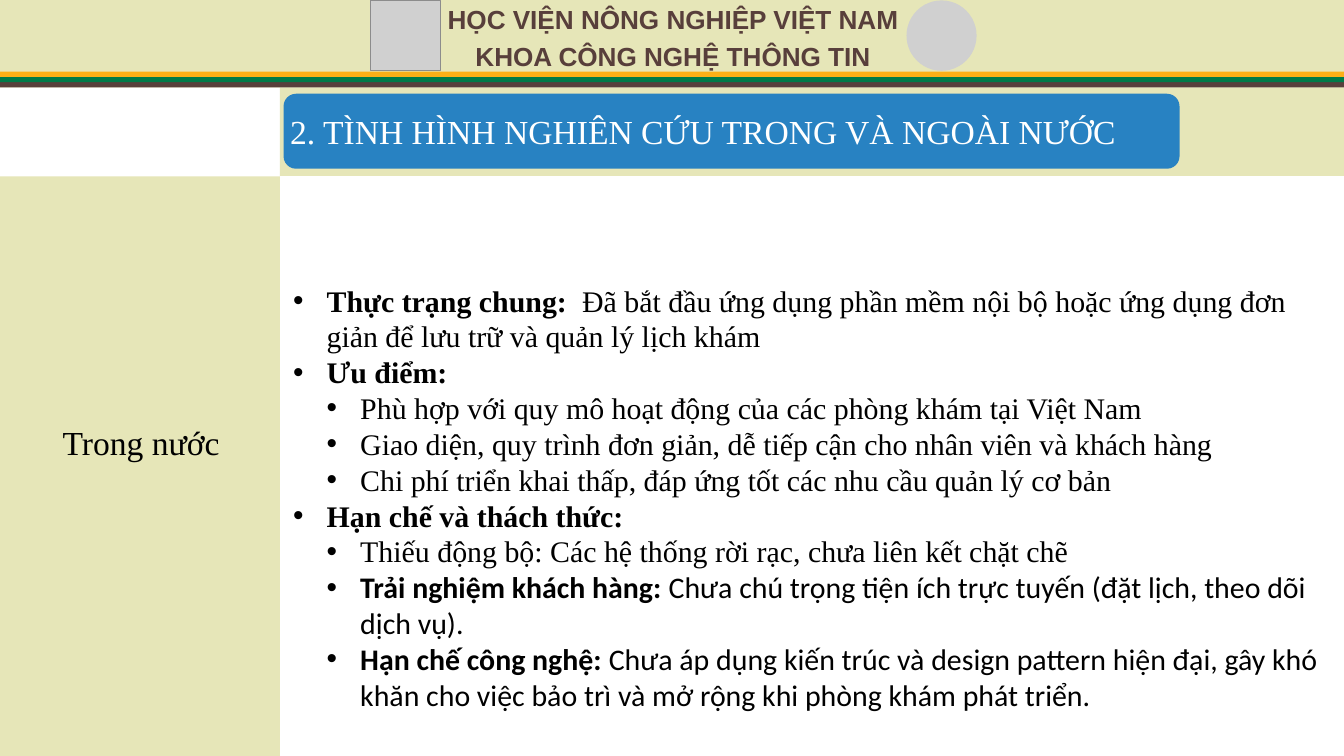
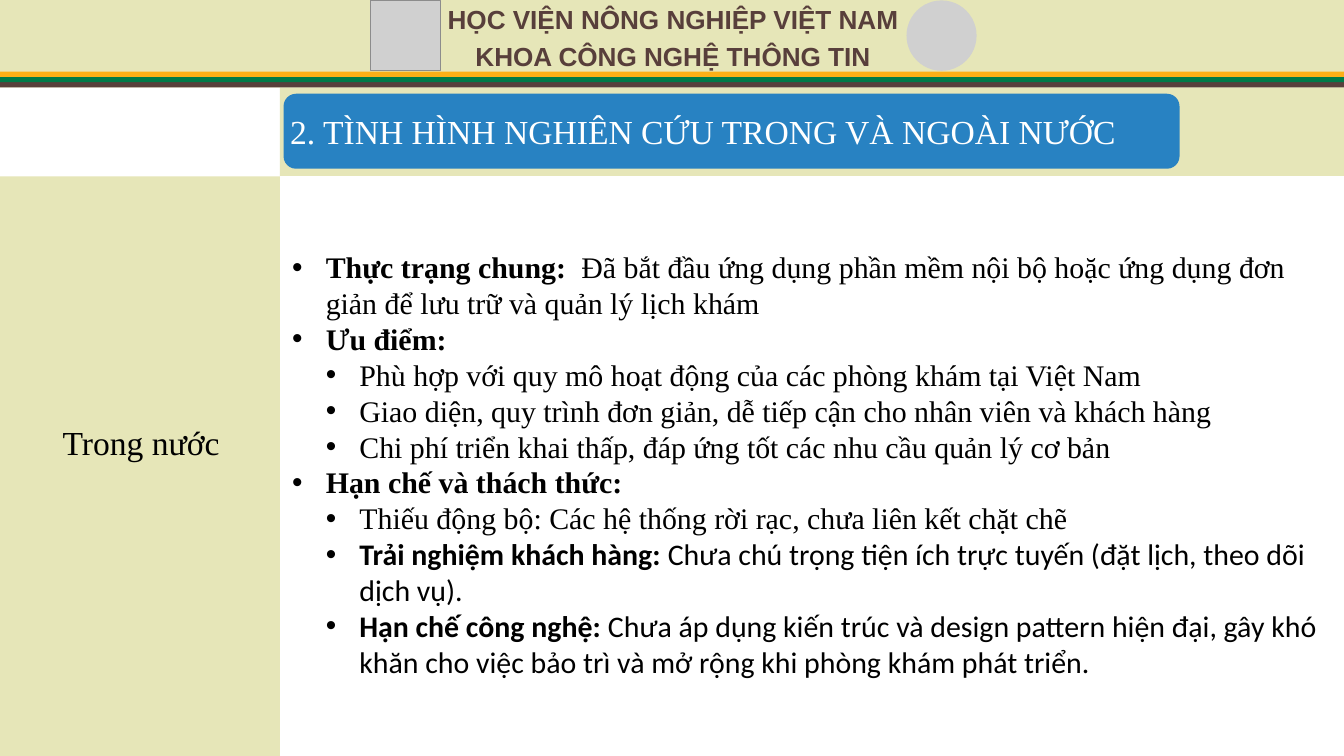
Before and after one commit to HungTran1412/veterinary-clinic-api, a slide deck: slide 8 of VeterinaryClinic.API/wwwroot/Document/TrinhChieu_KLTN.pptx. Drawn at 1344x756 pixels with LibreOffice and Linux fonts; fonts in the diff are those of the drawing; grey boxes stand for pictures. Boxes give left, top, right and bottom in pixels: in the first picture for what was removed or moved away, otherwise in the second. Text is boxed around its words. In the diff, an @@ line names an element or a change of style, - is before the commit and + after.

```diff
--- a/VeterinaryClinic.API/wwwroot/Document/TrinhChieu_KLTN.pptx
+++ b/VeterinaryClinic.API/wwwroot/Document/TrinhChieu_KLTN.pptx
@@ text "Thực trạng chung: Đã bắt ...": place and size @@
-text "Thực trạng chung: Đã bắt ..." at [327, 290, 1317, 711]
+text "Thực trạng chung: Đã bắt ..." at [326, 256, 1316, 678]
```
Also in this commit, not shown: 5 other slides changed.
